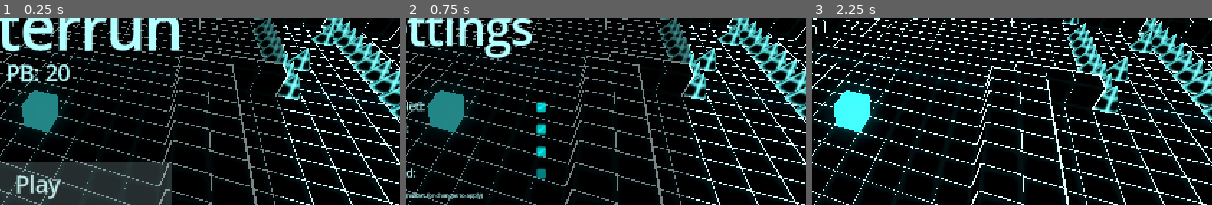
Above: before the commit, frames 1-3 (left to right).
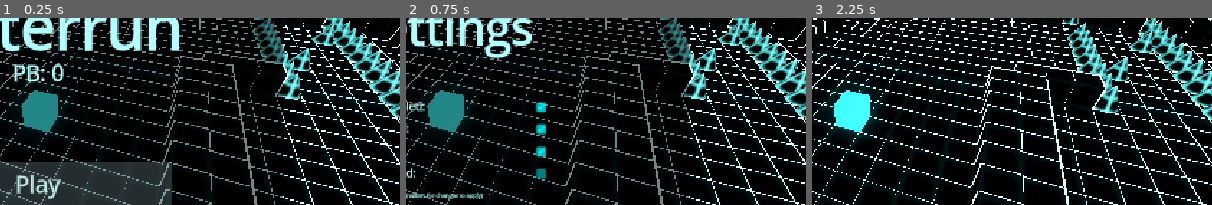
Above: after the commit, the same moments.

Repository: Username4D/rasterrun
Game: Godot game, scene res://scenes/demo_scene.tscn
Same seed, same stepped clock (60 frames per second), same inputs: the game is played once before the commit and once after it.
Inputs:
- Up to frame 1 (0.25 s): no input
- Up to frame 2 (0.75 s): click "Settings" at 0.5 s
- Up to frame 3 (2.25 s): click "back" at 1.25 s; click "Play" at 2 s
The pictures show only the part of the screen within x 45-95%, y 13-62%; the shares and areas given below are measured in that part.

The runs differ from the first frame. In frame 1, 1.0% of the frame differs, in the area x 2-18%, y 24-35%; in frame 2, nothing differs; in frame 3, nothing differs.

Commit message:
added PB saving/displaying

Diff:
--- a/scripts/demo_scene.gd
+++ b/scripts/demo_scene.gd
@@ -13,3 +13,7 @@
 		$AudioStreamPlayer.queue_free()
 	else:
 		$AudioStreamPlayer.play()
+
+func _process(delta: float) -> void:
+	if save_handler.pb < score:
+		save_handler.pb = score
--- a/scripts/main_menu.gd
+++ b/scripts/main_menu.gd
@@ -17,3 +17,6 @@
 func _on_credits_pressed() -> void:
 	self.get_parent().add_child(load("res://scenes/credits.tscn").instantiate())
 	self.queue_free()
+
+func _ready() -> void:
+	$Label2.text = "PB: " + var_to_str(save_handler.pb)
--- a/scripts/player.gd
+++ b/scripts/player.gd
@@ -31,6 +31,7 @@
 	self.move_and_slide()
 
 	if position.y <= 0.98:
+		save_handler.save()
 		print("too_low")
 		input_disabled = true
 		$Camera3D.global_position.y = 6.6 + 1
@@ -40,9 +41,11 @@
 	if body.is_in_group("collidable"):
 		print(body.name)
 		self.speed = 0
+		save_handler.save()
 
 
 func _on_front_area_entered(area: Area3D) -> void:
 	if area.is_in_group("collidable"):
 		print(area.name)
 		self.speed = 0
+		save_handler.save()
